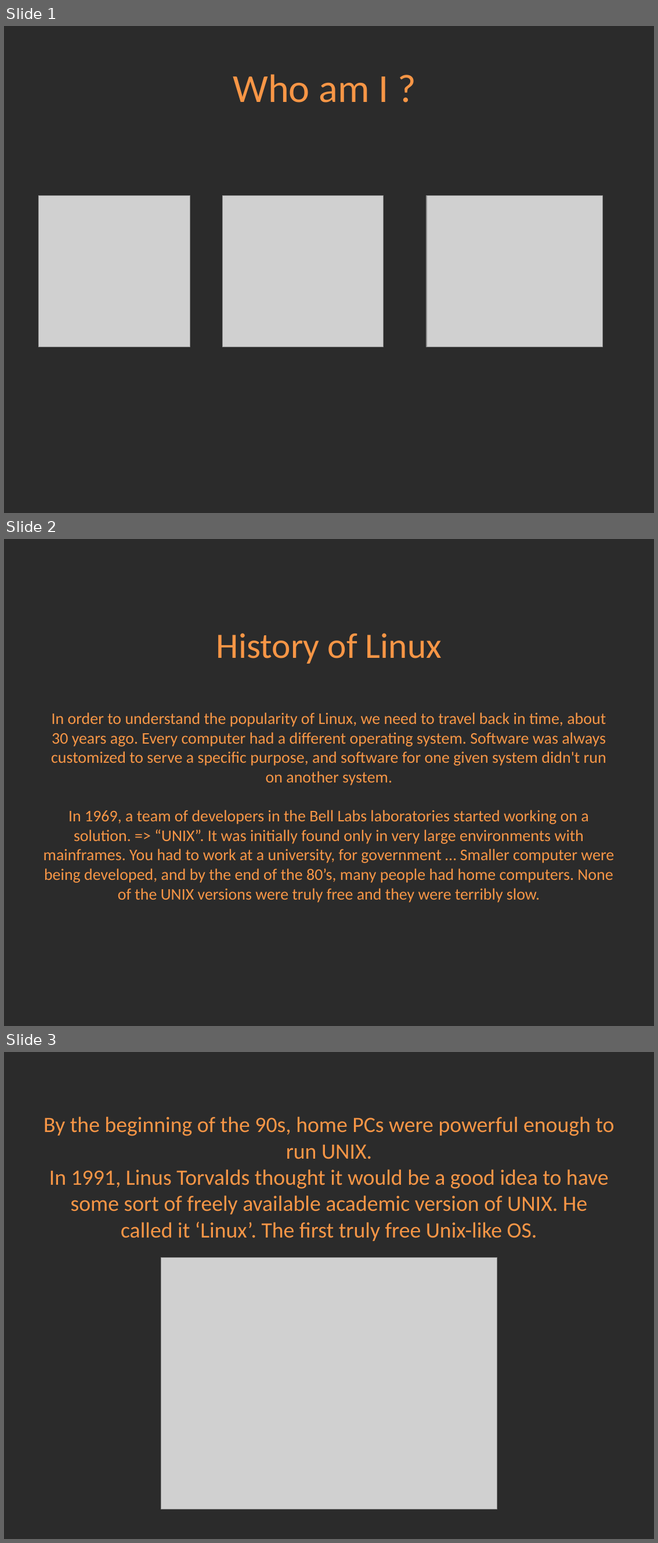
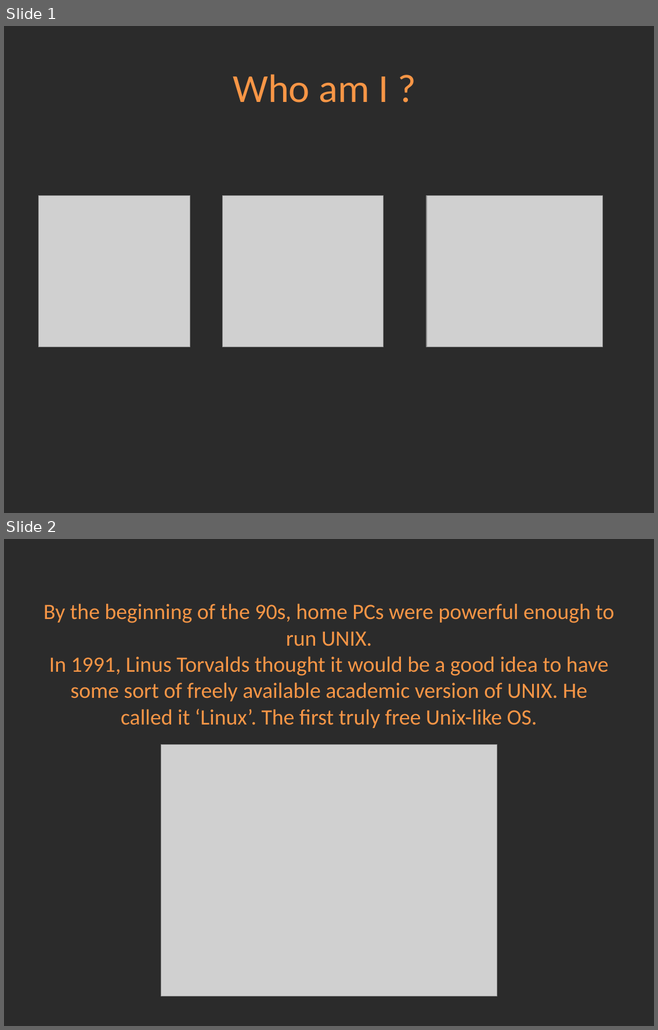
Before and after one commit to Academy-Soft-Intellect/Linux-Course, a slide deck: 1.Introduction/01-Introduction.pptx. Shown one above the other, each under a label of ours: slides 1, 2 and 3 before the commit, slides 1 and 2 after it. The pictures are 658x1543 and 658x1030 pixels, drawn with LibreOffice and Linux fonts; fonts in the diff are those of the drawing; grey boxes stand for pictures; background and template pictures are left out; a plain dark background stands for a picture behind light text. Boxes give left, top, right and bottom in pixels: in the first picture for what was removed or moved away, otherwise in the second. Text is boxed around its words. In the diff, an @@ line names an element or a change of style, - is before the commit and + after.

```diff
--- a/1.Introduction/01-Introduction.pptx
+++ b/1.Introduction/01-Introduction.pptx
@@ slide 2 removed at (x1=4, y1=539, x2=654, y2=1026), background picture (left out) @@
@@ title removed at (x1=43, y1=633, x2=614, y2=903) @@
-History of Linux
-In order to understand the popularity of Linux, we need to travel back in time, about 30 years ago. Every computer had a different operating system. Software was always customized to serve a specific purpose, and software for one given system didn't run on another system.
-In 1969, a team of developers in the Bell Labs laboratories started working on a solution. => “UNIX”. It was initially found only in very large environments with mainframes. You had to work at a university, for government … Smaller computer were being developed, and by the end of the 80’s, many people had home computers. None of the UNIX versions were truly free and they were terribly slow.
@@ what was slide 3 is now slide 2 @@
```
Also in this commit, not shown: 2 other files.
